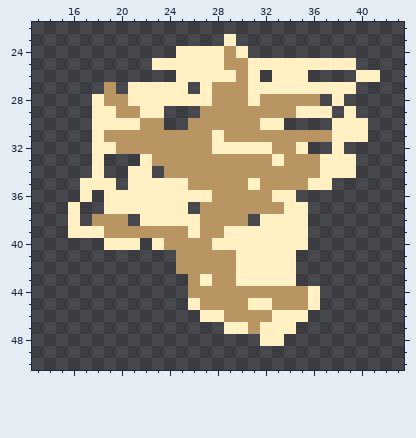
Edited in one commit: pixel-art sprite (sprites/spr_efeito_tiro_impacto/layers/a7e0283b-2fd3-45c5-9343-dc95423204a9/092840b0-3b2c-4838-99a9-b683a8f6f40d.png). The picture above was drawn from the file before the commit.
The file is 64x64 pixels. Shown: x 13..43, y 22..50.
The same view after the edit:
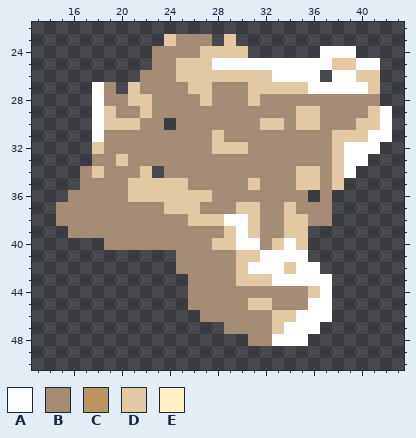
Palette (. is transparent): A #ffffff  B #a58c75  C #ba9564  D #e2c9a3  E #fff1c4
Diff:
Changed rows in their new state; - is an unchanged pixel.
first column x 15:
23 ---------DBBB-D-------------
24 --------BBBBDDDD------AAA---
25 --------BBDDDAAAAAAAAAADDAA-
26 -------BBBDDDDDDDDAAAA-AADD-
27 ---AB-DBBBBDDBBBDDDDDAAAAAD-
28 ---ABBDDBBBBDBBBDBBBBBBBBBB-
29 ---ADBBDBBBBBBBBBBBBDDBBBBDA
30 ---ADDDBB-BBBBBBBDDBDDBBBDDA
31 ---ABBBBBBBBBDBBBBBBBBBDDDAA
32 ---DBBBBBBBBBDDDBBBBBBBDAAA-
33 ---BBDBBBBBBBBBBBBBBBBBDAA--
34 --BDBBBD-BBBBBBBBBBBDDBDA---
35 --BBBBDDDDDBBBBBDBBBDDBD----
36 -BBBBBDDDDDDDBBBBBBBB-B-----
37 BBBBBBBBBDDDBBBDDBBDBBB-----
38 BBBBBBBBBBBDDDAADBBDDBB-----
39 -BBBBBBBBBBBBBDADBBDD-------
40 ----BBBBBBBBBDDAABDAD-------
41 ----------BBBBBDDAAAA-------
42 ----------BBBBBDAAADAA------
43 -----------BBBBDDDAAAAA-----
44 -----------BBBBBBBBBBDA-----
45 -----------BBBBBDDBBBAA-----
46 ------------BBBBBBDDAAA-----
47 --------------BBBBDAAA------
48 ----------------BBAAA-------
